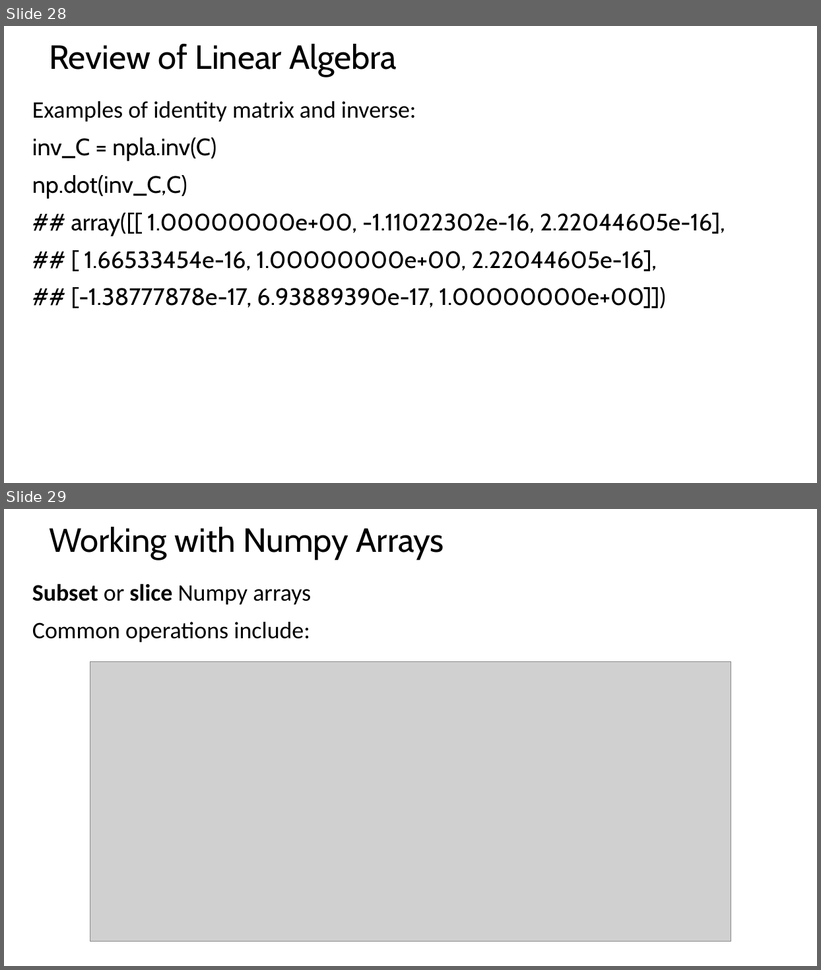
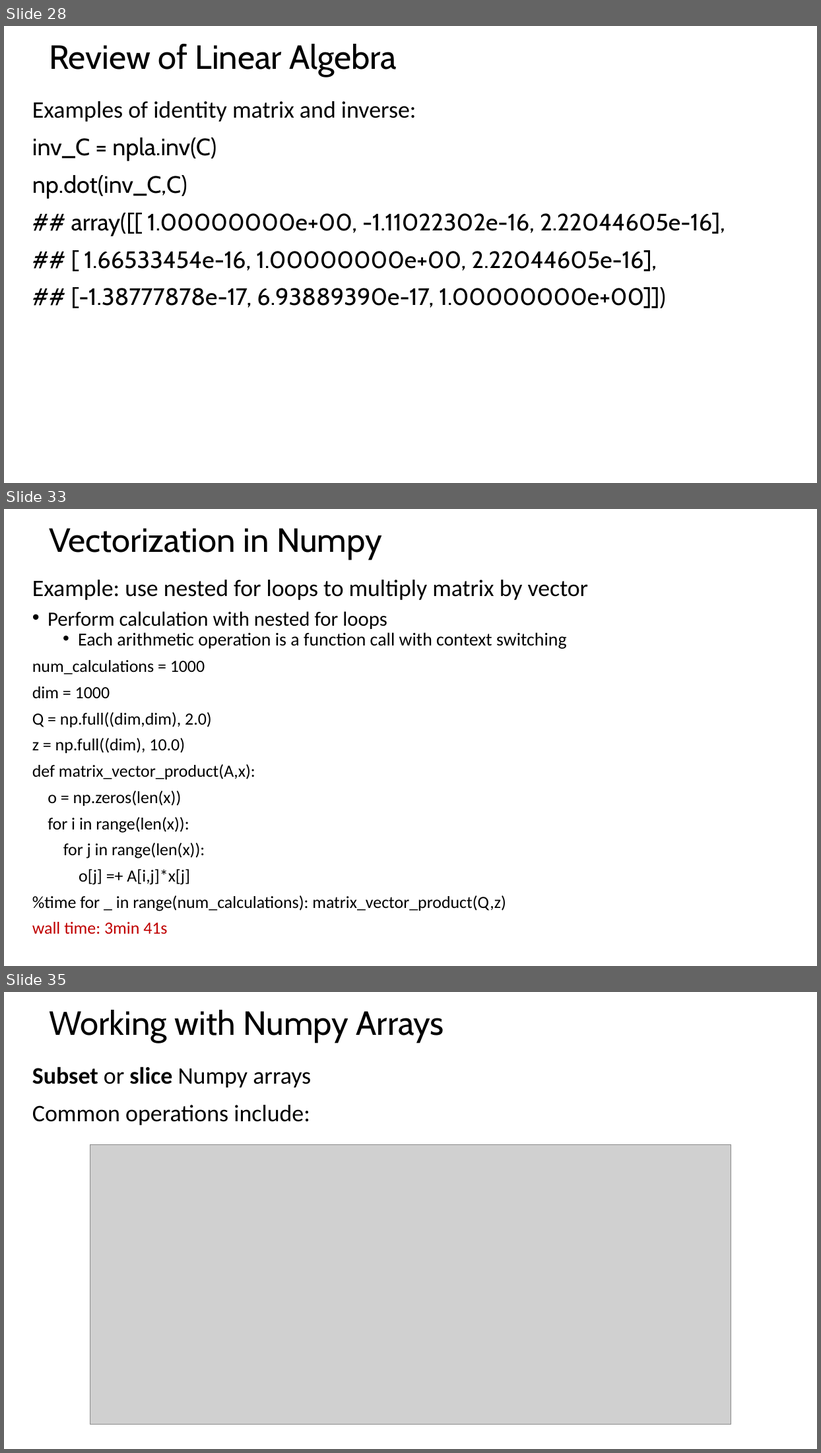
Before and after one commit to StephenElston/CSCI-E-108, a slide deck: SupplementaryMaterials/ReviewOfLinearAlgebra.pptx. Shown one above the other, each under a label of ours: slides 28 and 29 before the commit, slides 28, 33 and 35 after it; the slides between them are not shown. The pictures are 821x970 and 821x1453 pixels, drawn with LibreOffice and Linux fonts; fonts in the diff are those of the drawing; grey boxes stand for pictures. Boxes give left, top, right and bottom in pixels: in the first picture for what was removed or moved away, otherwise in the second. Text is boxed around its words. In the diff, an @@ line names an element or a change of style, - is before the commit and + after.

```diff
--- a/SupplementaryMaterials/ReviewOfLinearAlgebra.pptx
+++ b/SupplementaryMaterials/ReviewOfLinearAlgebra.pptx
@@ slide 33 added at bbox=[4, 509, 817, 966], background #FFFFFF @@
@@ title added at bbox=[49, 528, 382, 560], 39.6 pt, text #000000 @@
+Vectorization in Numpy
@@ text added at bbox=[32, 580, 589, 934], 20.1 pt, text #000000 @@
+Example: use nested for loops to multiply matrix by vector
+• Perform calculation with nested for loops
+  • Each arithmetic operation is a function call with context switching
+num_calculations = 1000
+dim = 1000
+Q = np.full((dim,dim), 2.0)
+z = np.full((dim), 10.0)
+def matrix_vector_product(A,x):
+o = np.zeros(len(x))
+for i in range(len(x)):
+for j in range(len(x)):
+o[j] =+ A[i,j]*x[j]
+%time for _ in range(num_calculations): matrix_vector_product(Q,z)
+wall time: 3min 41s
@@ what was slide 29 is now slide 35 @@
```
Also in this commit, not shown: 1 slide changed, 5 other slides added.
